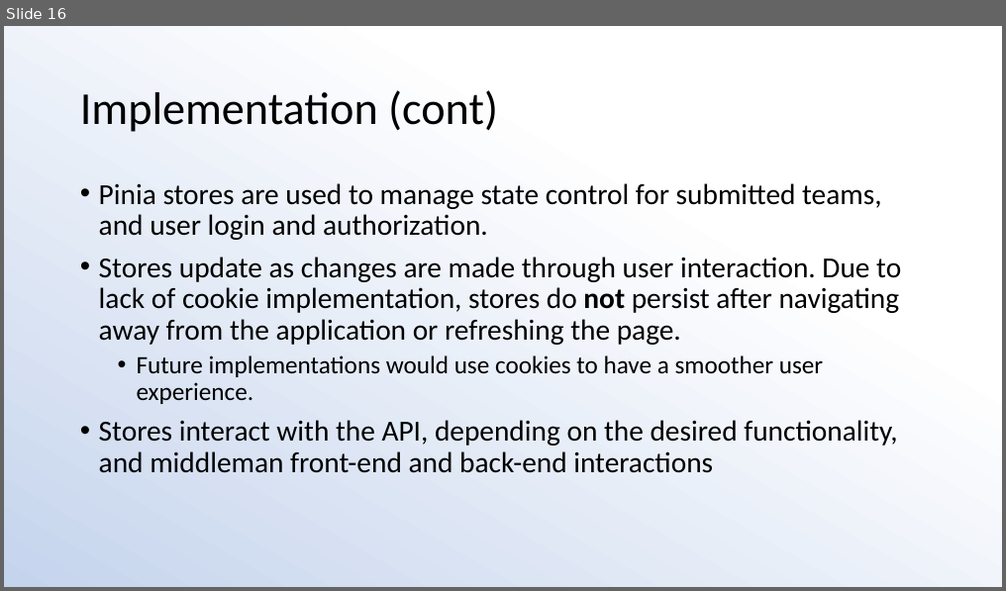
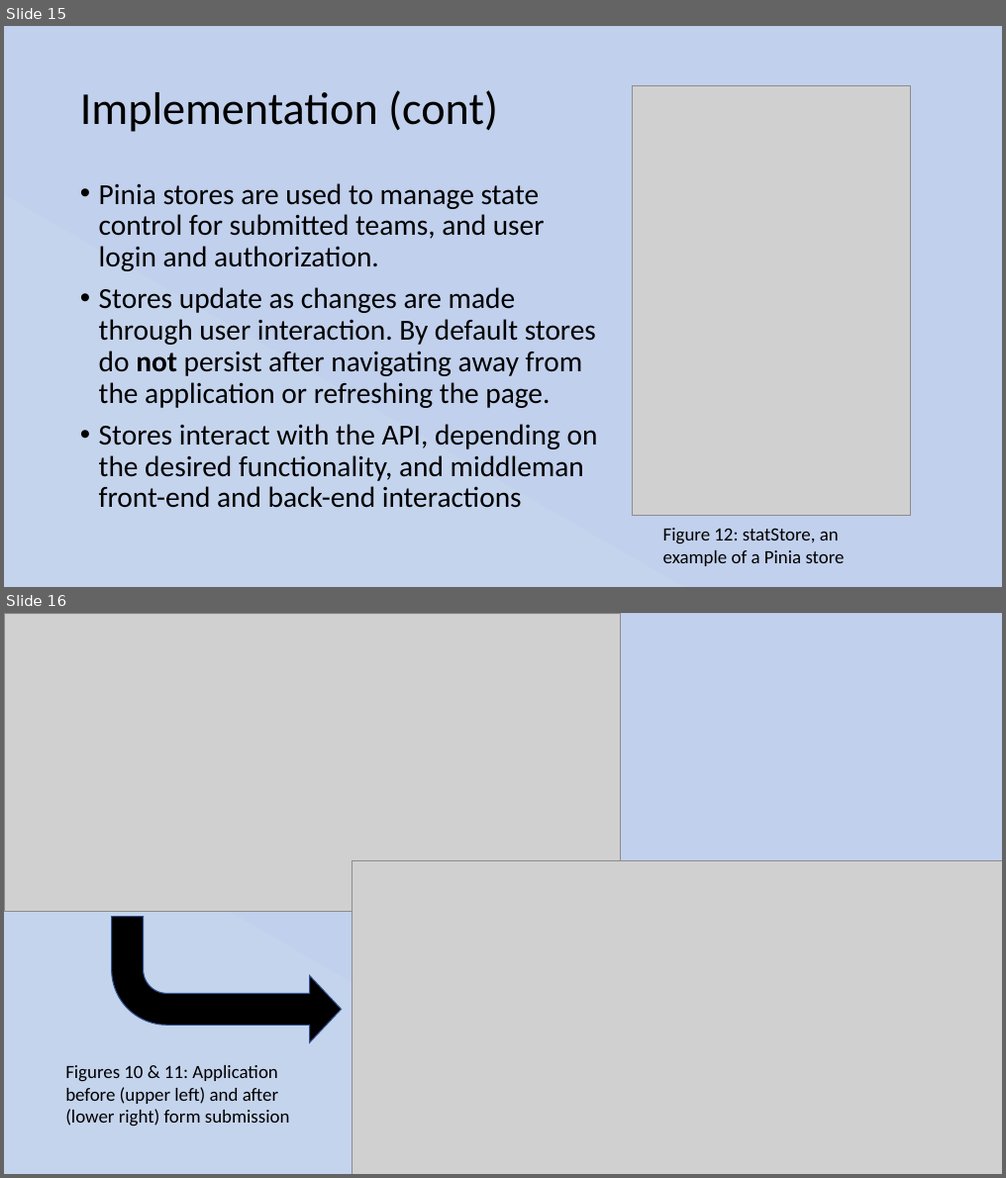
Before and after one commit to Stu-Gotz/pgmp, a slide deck: Presentation.pptx. Shown one above the other, each under a label of ours: slide 16 before the commit, slides 15 and 16 after it. The pictures are 1006x591 and 1006x1178 pixels, drawn with LibreOffice and Linux fonts; fonts in the diff are those of the drawing; grey boxes stand for pictures. Boxes give left, top, right and bottom in pixels: in the first picture for what was removed or moved away, otherwise in the second. Text is boxed around its words. In the diff, an @@ line names an element or a change of style, - is before the commit and + after.

```diff
--- a/Presentation.pptx
+++ b/Presentation.pptx
@@ slide 16 added at <box>4,613,1002,1174</box>, background gradient #C1D0EC to #C5D4ED to #CFDBF0 to #ABC0E4 to #C7D5ED @@
@@ picture added at <box>4,613,621,912</box> @@
@@ picture added at <box>352,861,1002,1174</box> @@
@@ bent arrow added at <box>112,917,342,1044</box>, fill #000000, outline #325491 1 pt @@
@@ text added at <box>65,1065,290,1127</box>, 18 pt, text #000000 @@
+Figures 10 & 11: Application before (upper left) and after (lower right) form submission
@@ what was slide 16 is now slide 15 @@
@@ slide 15 changed as well @@
@@ background gradient #FFFFFF to #C5D4ED to #CFDBF0 to #ABC0E4 to #C7D5ED to gradient #C1D0EC to #C5D4ED to #CFDBF0 to #ABC0E4 to #C7D5ED @@
@@ picture added at <box>632,85,911,516</box> @@
@@ text at <box>99,287,596,408</box>: text changed @@
-• Stores update as changes are made through user interaction. Due to lack of cookie implementation, stores do not persist after navigating away from the application or refreshing the page.
-  • Future implementations would use cookies to have a smoother user experience.
+• Stores update as changes are made through user interaction. By default stores do not persist after navigating away from the application or refreshing the page.
@@ text added at <box>663,528,845,567</box>, 18 pt, text #000000 @@
+Figure 12: statStore, an example of a Pinia store
```
Also in this commit, not shown: 17 other slides changed, 1 slide removed, 1 other file.
